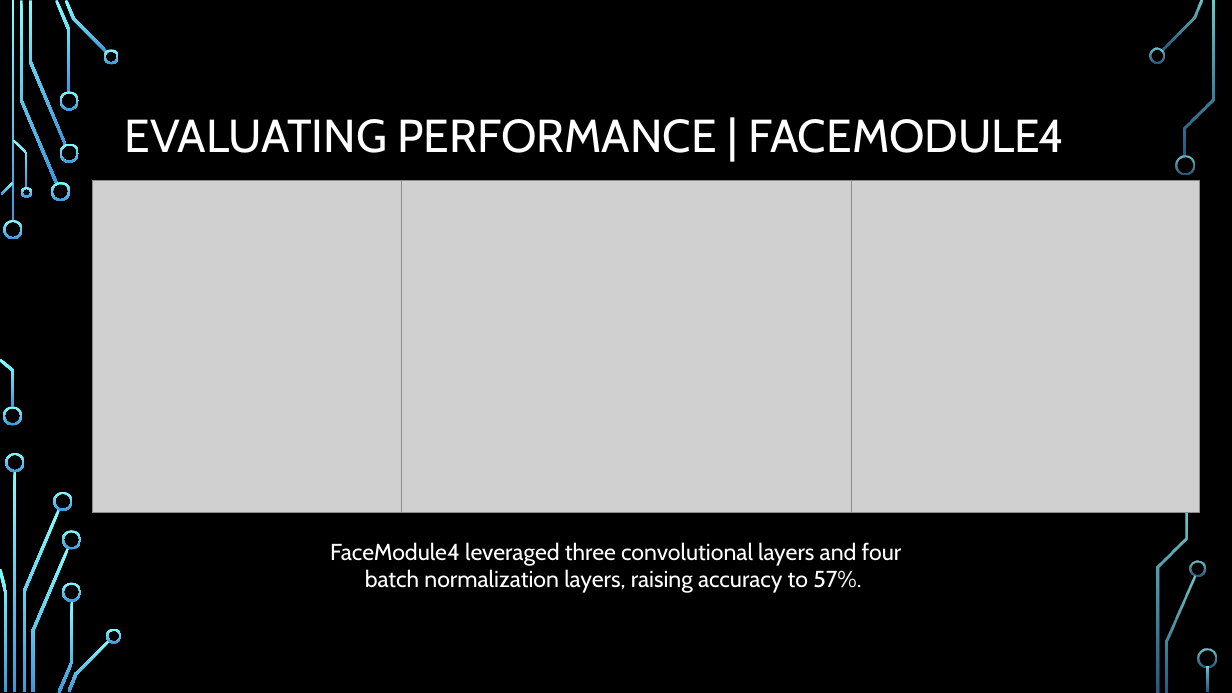
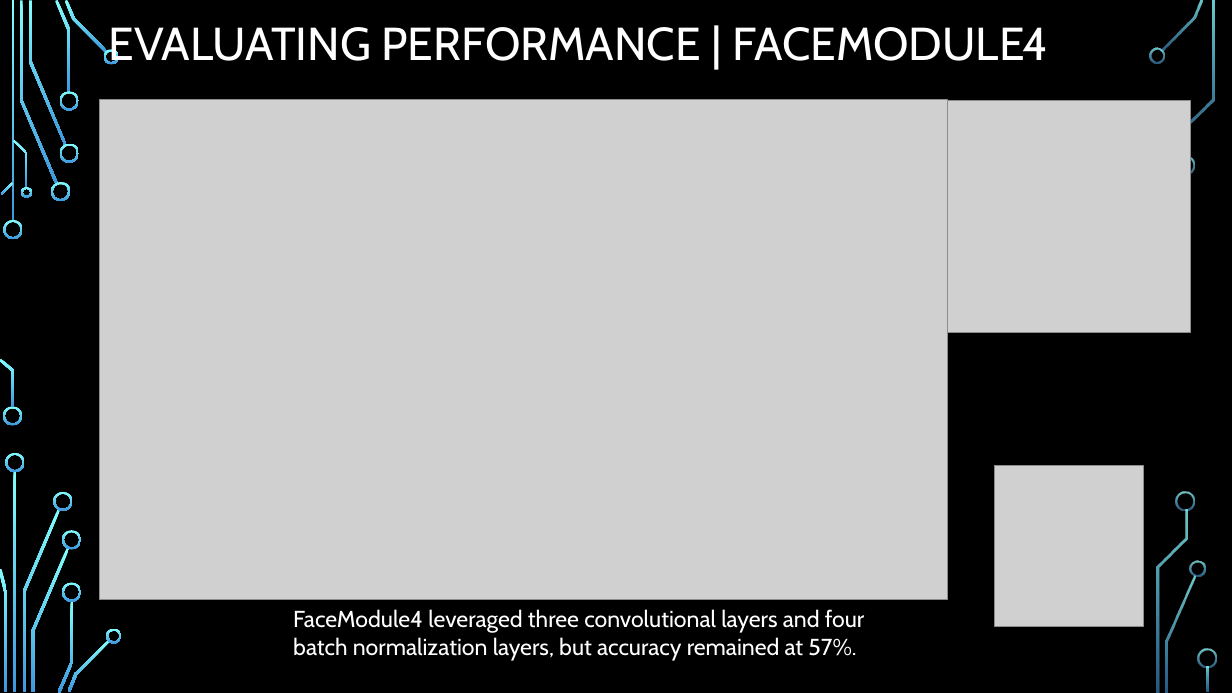
Before and after one commit to NelsonFoster/Final-Project-Group3, a slide deck: slide 14 of Final-Group-Presentation/Final-Project-Group3-Presentation.pptx (slide 13 before the commit). Drawn at 1232x693 pixels with LibreOffice and Linux fonts; fonts in the diff are those of the drawing; grey boxes stand for pictures; background and template pictures are left out. Boxes give left, top, right and bottom in pixels: in the first picture for what was removed or moved away, otherwise in the second. Text is boxed around its words. In the diff, an @@ line names an element or a change of style, - is before the commit and + after.

```diff
--- a/Final-Group-Presentation/Final-Project-Group3-Presentation.pptx
+++ b/Final-Group-Presentation/Final-Project-Group3-Presentation.pptx
@@ title "EVALUATING PERFORMANCE | FACEMODULE4" rewrapped from [125,119,1064,153] to [109,27,1048,65] @@
@@ picture added at [100,100,948,600] @@
@@ picture: place and size @@
-picture at [852,180,1200,513]
+picture at [948,101,1190,333]
@@ picture removed at [402,180,852,513] @@
@@ picture: place and size @@
-picture at [92,180,402,513]
+picture at [994,466,1144,627]
@@ freeform shape added at [1177,492,1196,511], fill gradient #82FFFF to #3D97DE @@
@@ text at [293,609,865,661]: text changed @@
-FaceModule4 leveraged three convolutional layers and four batch normalization layers, raising accuracy to 57%.
+FaceModule4 leveraged three convolutional layers and four batch normalization layers, but accuracy remained at 57%.
```
Also in this commit, not shown: 4 other slides changed, 2 slides added, 6 other files.
